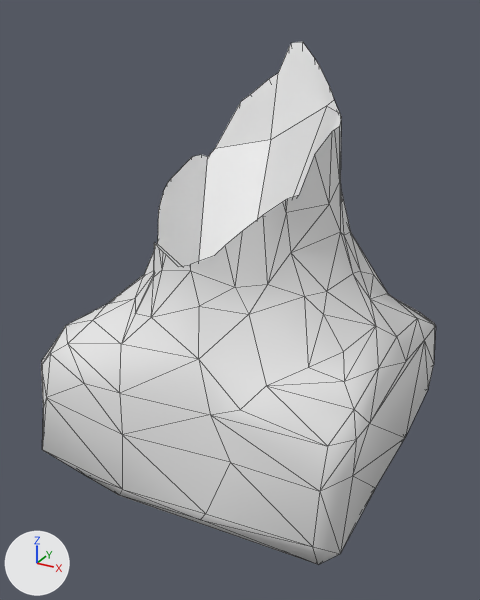
Before and after pictures for a commit that changed the FBX model Assets/1. Jaspreet/JasArt/Models/statue_future.fbx.
Before and after are seen from a 50 mm camera at (0.996, -1.944, 1.502) aimed at (-0.033, -0.074, 0.567). Arrows for +X, +Y and +Z are at lower left; the lights stay in place. The older version comes first. Mesh edges are drawn as thin lines. Where no turn or scale is listed for an object, it has been applied to the vertices.

Objects in the first picture: 'LP_BUST.002'.
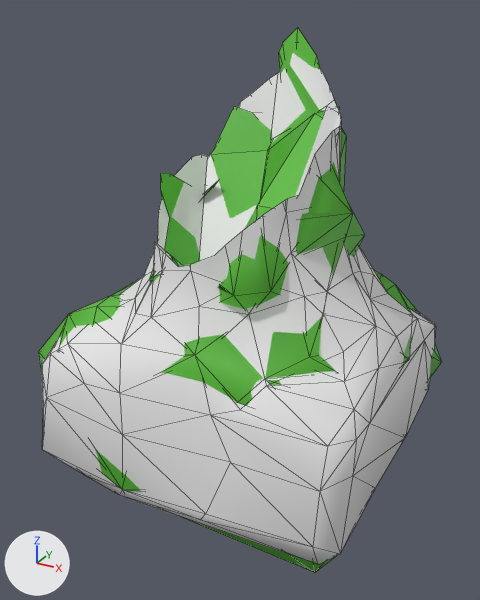
Scene script edits in JSON lines:
```json
{"op": "add", "block": "mat_material_003", "code": ["mat_material_003 = principled_material('Material.003')", "mat_material_003.base_color = (0.0966, 0.479, 0.037)  # green #58b836"]}
{"block": "me_mesh_005", "where": "# used by ob_lp_bust_002; location = (0.0, 0.0, 0.0)"}
{"op": "remove", "block": "me_mesh_005", "code": "me_mesh_005.from_pydata(...)  # 231 vertices, 354 faces; spans x -0.6..0.55, y -0.603..0.571, z -0.015..1.394"}
{"op": "add", "block": "me_mesh_005", "code": "me_mesh_005.from_pydata(...)  # 462 vertices, 708 faces; spans x -0.622..0.578, y -0.619..0.58, z -0.112..1.44"}
{"block": "me_mesh_005", "change": "me_mesh_005 part 1: a new loose piece of 231 vertices spanning x -0.622..0.578, y -0.619..0.58, z -0.112..1.44, in mat_material_003 (green #58b836)"}
{"op": "add", "block": "me_mesh_005", "code": "me_mesh_005.materials.append(mat_material_003)  # green #58b836"}
```

Where the change shows, as pixel boxes (x1, y1, x2, y2) in the pictures (480 x 600 px):
```json
{"object": "LP_BUST.002", "change": "reshaped", "before": [41, 42, 436, 564], "after": [38, 27, 442, 573]}
{"part": 1, "of": "me_mesh_005", "change": "added", "after": [38, 27, 442, 573]}
```
